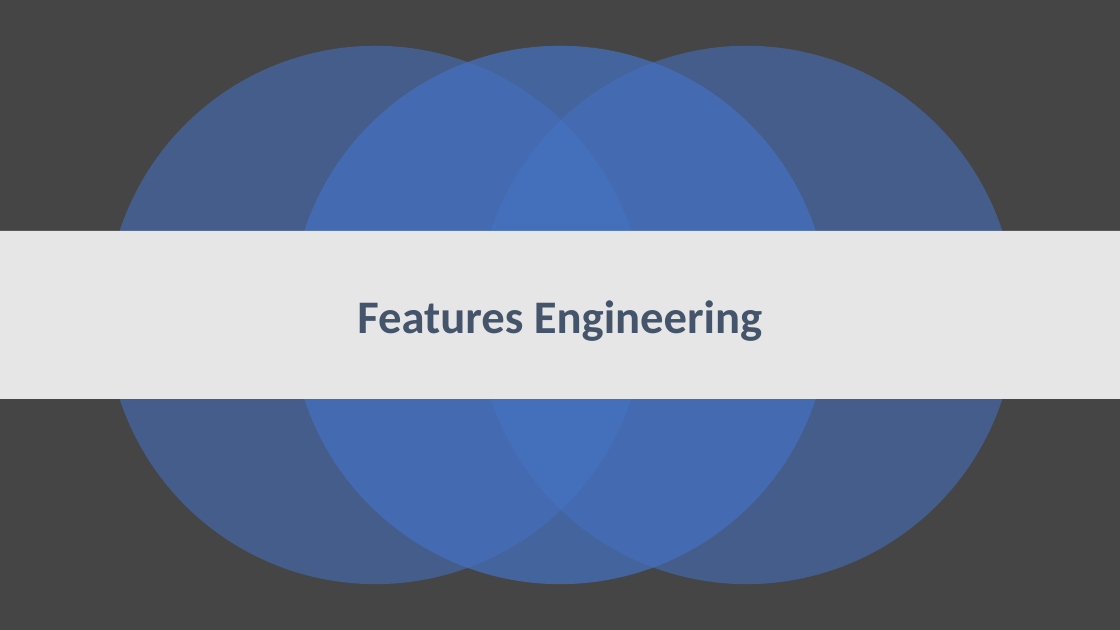
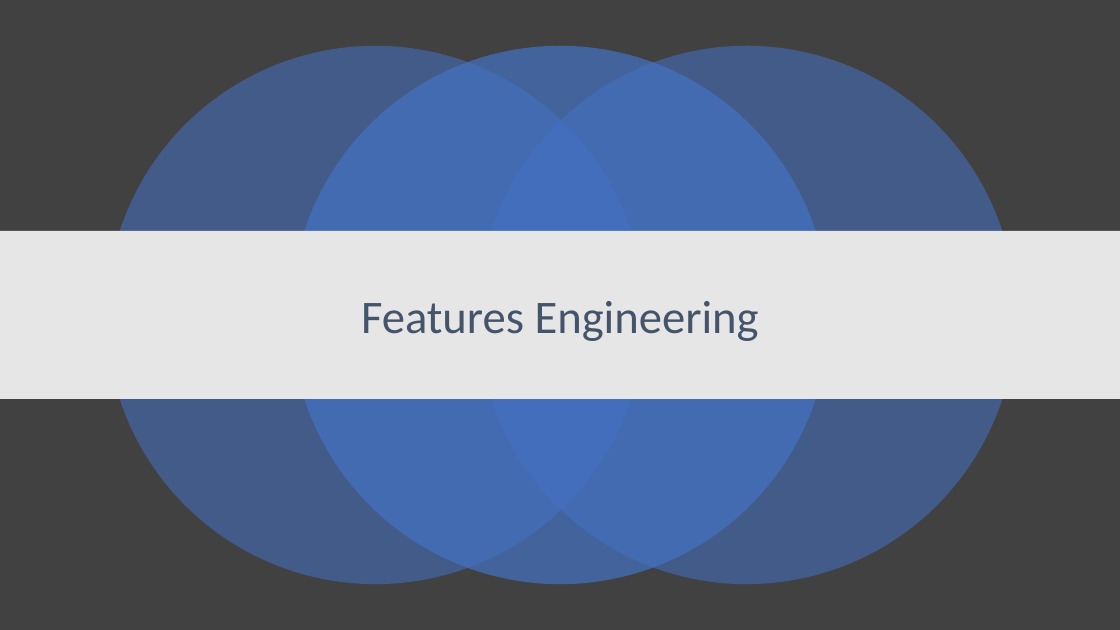
Before and after one commit to manasagodkhindi/AmesHousingPrediction, a slide deck: slide 17 of HousingPricesPresentations.pptx. Drawn at 1120x630 pixels with LibreOffice and Linux fonts; fonts in the diff are those of the drawing. Boxes give left, top, right and bottom in pixels: in the first picture for what was removed or moved away, otherwise in the second. Text is boxed around its words. In the diff, an @@ line names an element or a change of style, - is before the commit and + after.

```diff
--- a/HousingPricesPresentations.pptx
+++ b/HousingPricesPresentations.pptx
@@ background #454545 to #414141 @@
@@ title "Features Engineering" at [361,301,759,341]: bold off @@
```
Also in this commit, not shown: 30 other slides changed, 2 slides added.
